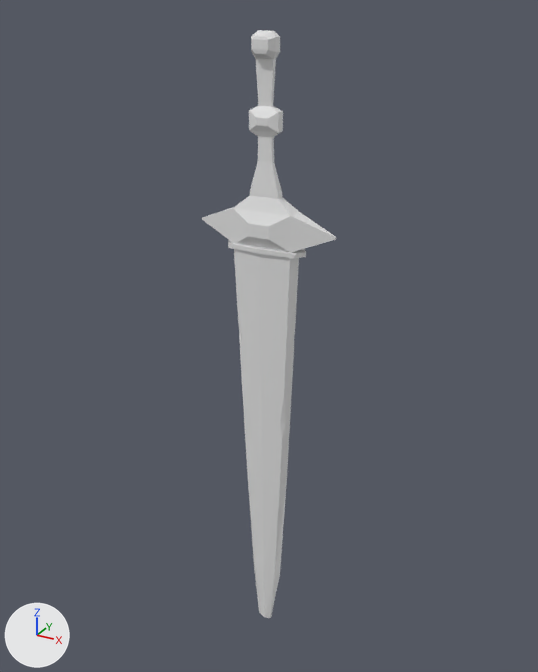
What one commit did to the Blender file COMP3013MTR-Dungeon Crawler/Assets/Objs/Sword.blend.
Before and after are seen from a camera (50 mm lens) standing at (2.42, -4.35, 4.67) and looking at (-0.06, 0.15, 2.42). The lights are fixed; the arrows at lower left show +X, +Y and +Z.

The first picture shows 'Hilt', 'Sword'.
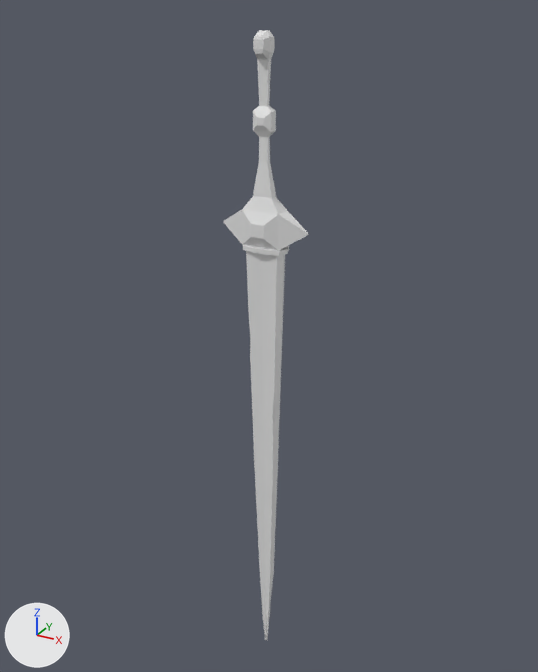
Diff of the bpy script that builds the scene:
```diff
--- a/COMP3013MTR-Dungeon Crawler/Assets/Objs/Sword.blend.py
+++ b/COMP3013MTR-Dungeon Crawler/Assets/Objs/Sword.blend.py
@@ me_cube @@
 # used by ob_sword; location = (0.0, 0.0, 3.297); scale = (2.04, 0.553, 1.0)
-me_cube.from_pydata(...)  # 118 vertices, 102 faces, 1 loose edge; spans x -0.15..0.15, y -0.16..0.19, z -3.46..-0.13
+me_cube.from_pydata(...)  # 126 vertices, 110 faces, 1 loose edge; spans x -0.15..0.15, y -0.16..0.19, z -3.75..-0.13
+# me_cube part 1
+# 1 vertex is removed from x -0.01, y 0.0, z -3.46
+# 4 faces are deleted
+# 5 vertices in x 0.0, y -0.14..-0.05, z -3.46..-0.16 move by (0.0, 0.04, 0.0)
+# 3 vertices in x 0.0, y 0.13..0.16, z -1.98..-0.58 move by (0.0, -0.06, 0.0)
+# 3 vertices in x 0.0, y 0.07..0.16, z -3.46..-0.16 move by (0.0, -0.05, 0.0)
+# 1 vertex moves from x 0.0, y -0.07, z -2.96 to x 0.0, y -0.04, z -2.96
+# 9 vertices are added at x -0.01..0.01, y -0.01..0.02, z -3.75
+# 12 new faces join them
 me_cube.materials.append(mat_material)
@@ ob_sword @@
 ob_sword.location = (0.0, 0.0, 3.297)
-ob_sword.scale = (2.04, 0.553, 1.0)
+ob_sword.scale = (1.11, 0.553, 1.0)
@@ ob_hilt @@
 ob_hilt = bpy.data.objects.new('Hilt', me_cube_001)
-ob_hilt.location = (0.002, 0.0, 3.297)
-ob_hilt.scale = (2.04, 0.553, 1.0)
+ob_hilt.location = (-0.009, 0.0, 3.297)
+ob_hilt.scale = (1.28, 0.553, 1.0)
```

Location of each change, (x1, y1, x2, y2) in pixels of the pictures (538 x 672 px):
'Sword', reshaped, rescaled (41% narrower): before (228, 240, 306, 618); after (243, 245, 289, 640)
'Hilt', moved, rescaled (36% narrower): before (202, 30, 336, 253); after (223, 30, 308, 251)
part 1 of me_cube, built on: before (234, 249, 290, 618); after (246, 251, 277, 640)
